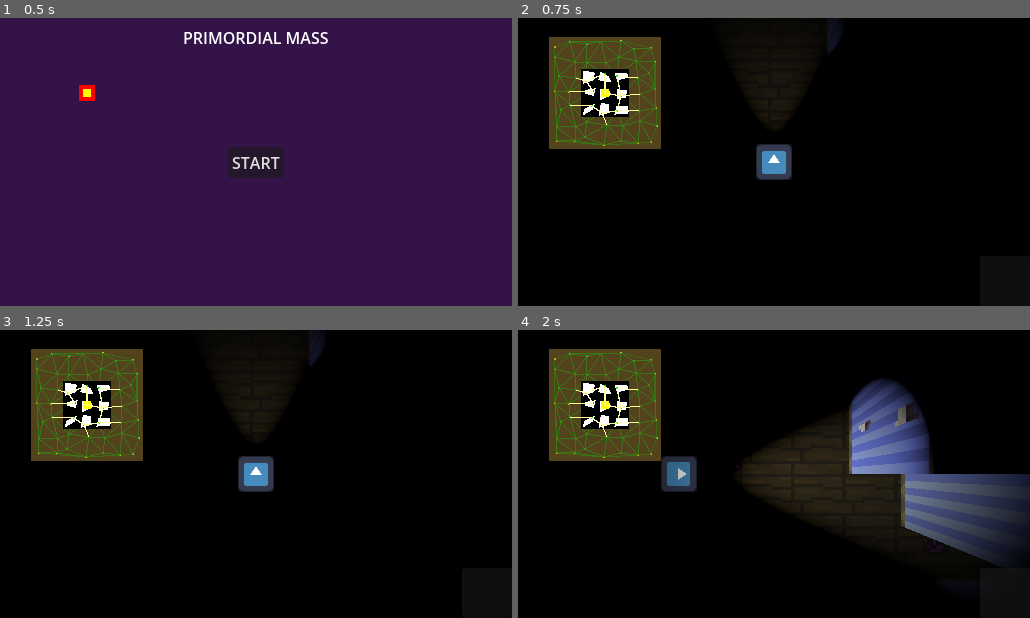
Above: before the commit, frames 1-4 (two rows, left to right).
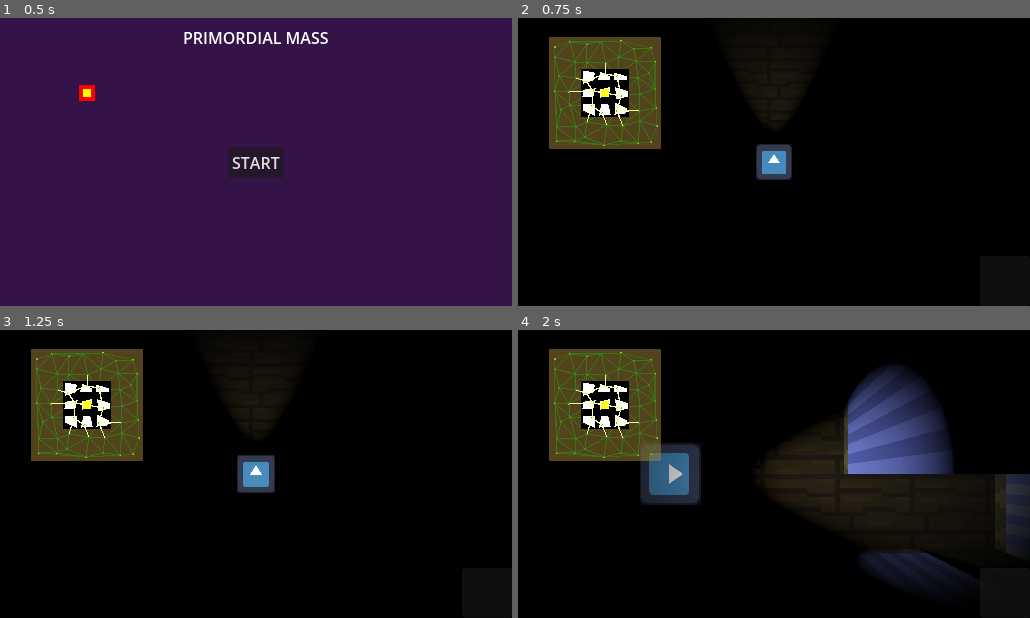
Above: after the commit, the same moments.

Repository: GammaRayTea/project-3-primordial-mass
Game: Godot game, scene res://main.tscn
The game is run twice, just before and just after one commit, with the same random seed, the same clock (stepped at 60 frames per second) and the same inputs. The engine's default icon, where the game draws it, is replaced by a stand-in: a white triangle on a blue panel in a dark square.
Inputs:
- Up to frame 1 (0.5 s): no input
- Up to frame 2 (0.75 s): click "START" at 0.5 s
- Up to frame 3 (1.25 s): no input
- Up to frame 4 (2 s): tap Enter at 1.25 s; hold D (move_right) from 1.28 s (still down); tap Shift (sprint) at 1.35 s

Frame 1 is identical in both runs. In frame 2, 0.5% of the frame differs, in the area x 10-63%, y 0-56%; in frame 3, 0.7%; in frame 4, 13%, in the area x 10-96%, y 12-89%.

Commit message:
enemy random spawning

Diff:
--- a/game.gd
+++ b/game.gd
@@ -21,6 +21,7 @@
 
 	for node in get_tree().get_nodes_in_group("RNGUnifier"):
 		node.rng = global_rng
+		print(node)
 
 	show()
 	if dark:
--- a/game/behaviours/state_machine/state_machine.gd
+++ b/game/behaviours/state_machine/state_machine.gd
@@ -37,11 +37,11 @@
 	if !Engine.is_editor_hint():
 
 
-		print(animation_tree)
+
 		for prop in animation_tree.tree_root.get_property_list():
 			if (prop.name as String).begins_with("state") and (prop.name as String).ends_with("node"):
 				animation_state_names.push_back((prop.name as String).get_slice("/", 1))
-		print(animation_state_names)
+
 
 		for child in get_children():
 			if child is State:
--- a/game/enemies/enemy_base/base_enemy.gd
+++ b/game/enemies/enemy_base/base_enemy.gd
@@ -1,7 +1,8 @@
 @tool
 class_name Enemy extends Entity
 
-
+@export_category("Attributes")
+@export var tile_spawn_margin:int = 1
 
 @export_category("Components")
 @export var animation_tree:AnimationTree:
--- a/game/enemies/globber/globber.tscn
+++ b/game/enemies/globber/globber.tscn
@@ -356,7 +356,7 @@
 height = 1.0948181
 
 [node name="Globber" unique_id=2048773448 node_paths=PackedStringArray("events_on_death") instance=ExtResource("1_nrhof")]
-events_on_death = [NodePath("Events/DropEvent"), NodePath("Events/FreeEvent")]
+events_on_death = [NodePath("Events/DropEvent")]
 
 [node name="WorldCollider" parent="." index="0" unique_id=1421813303]
 transform = Transform3D(1, 0, 0, 0, 1, 0, 0, 0, 1, 0, 0.9723653, 0)
@@ -375,9 +375,12 @@
 next_state = NodePath("../WalkForwardVelocityState")
 animation_state_name = "globber_idle"
 pass_data = true
-target_amount = 1
+target_amount = 4
 target_1 = NodePath("../WalkForwardVelocityState")
 property_1 = "direction"
+property_2 = ""
+property_3 = ""
+property_4 = ""
 metadata/_custom_type_script = "uid://d3h5j6rwem265"
 
 [node name="WalkForwardVelocityState" type="Node" parent="StateMachine/Roam" index="1" unique_id=719899571 node_paths=PackedStringArray("target", "rotation_pivot", "next_state")]
--- a/game/environment/cell_generator/cell.gd
+++ b/game/environment/cell_generator/cell.gd
@@ -1,4 +1,5 @@
 class_name Cell extends Resource
+var cell_position:Vector2
 var point_position:Vector2
 var global_point_position:Vector2
 var rng:RandomNumberGenerator
@@ -6,6 +7,14 @@
 var connections:Array[Cell] = []
 var bit_map:BitMap
 var tier:int
+var enemy_amounts:Dictionary[DungeonPopulator.ENEMY_NAMES,int]:
+	set(value):
+		enemy_total = 0
+		for number in value.values():
+			enemy_total+= number
+		enemy_amounts = value
+var enemy_total:int
+
 func _init(_cell_size:int,_margin:int, _rng):
 	rng = _rng
 	@warning_ignore("narrowing_conversion")
--- a/game/environment/cell_generator/cell_generator.gd
+++ b/game/environment/cell_generator/cell_generator.gd
@@ -8,7 +8,7 @@
 @export var player: Player
 @export var generated_map: Control
 @export var outer_map: Control
-
+@export var dungeon_populator:DungeonPopulator
 
 
 @export var room_generator: RoomGen
@@ -38,6 +38,7 @@
 	start_cell.global_point_position = start_cell.point_position
 	generated_cells[start_pos] = start_cell
 	start_cell.tier = current_cell_tier
+	start_cell.cell_position = start_pos
 
 	call_deferred("expand_map")
 
@@ -54,20 +55,19 @@
 
 	var new_pos = Vector2()
 	if (player_pos.x < 0):
-		new_pos.x = int(ceil(player_pos.x))
+		new_pos.x = int(player_pos.x)-1
 	else:
-		new_pos.x = int(floor(player_pos.x))
+		new_pos.x = int(player_pos.x)
 
 	if (player_pos.y < 0):
-		new_pos.y = int(ceil(player_pos.y))
+		new_pos.y = int(player_pos.y)-1
 	else:
-		new_pos.y = int(floor(player_pos.y))
+		new_pos.y = int(player_pos.y)
 
 	if (new_pos != current_position):
 		current_position = new_pos
 		generated_map.player_pos = new_pos
 		outer_map.player_pos = new_pos
-
 
 
 
@@ -82,6 +82,7 @@
 
 				new_cells[pos] = Cell.new(cell_size, cell_margin, rng)
 				new_cells[pos].global_point_position = pos + new_cells[pos].point_position
+				new_cells[pos].cell_position = pos
 
 				outer_map.cells.push_back(pos)
 				outer_map.points.push_back(new_cells[pos].point_position)
@@ -116,7 +117,7 @@
 				locked_cells[pos] = generated_cells[pos]
 				locked_cells[pos].tier = current_cell_tier+1
 
-				print(locked_cells[pos].tier )
+
 				generated_map.cells.push_back(pos)
 				generated_map.points.push_back(locked_cells[pos].point_position)
 				var cell_accepted_connection_ids: PackedInt32Array = get_cell_draw_ids(_staged_delaunay_ids, pos)
@@ -137,6 +138,11 @@
 				# Instantiate mesh
 				make_cell_mesh(room_bit_map,pos)
 
+				#populate:
+				dungeon_populator.evaluate_cell(locked_cells[pos])
+
+
+
 	if have_new_cells_been_locked:
 		current_cell_tier+=1
 	generated_map.draw_point_ids.append_array(active_delaunay)
@@ -153,7 +159,7 @@
 		EnvironmentMaterials.get_material(EnvironmentMaterials.MATERIALS.WALL_PAPER),
 		)
 	add_child(cell_instance)
-	var cell_position_wc: Vector3 = cell_to_world(_position / cell_size) + Vector3(-cell_size / 2.0, 0.0, -cell_size / 2.0)
+	var cell_position_wc: Vector3 = cell_to_world(_position / cell_size)
 	cell_instance.position = cell_position_wc
 	cell_instance.build_mesh(_bit_map)
 	generated_room_mesh.append([_position, cell_instance])
@@ -235,7 +241,6 @@
 				accepted_lines.append_array(line)
 				#if debug:
 					#print("accepted ",line, ", connection to ",generated_cells.find_key(neighbour_cell))
-#
 	#if debug:
 		#print(accepted_lines)
 	return accepted_lines
--- a/game/environment/cell_generator/mesh_builder.gd
+++ /dev/null
@@ -1,18 +0,0 @@
-#class_name MeshBuilder extends Node
-#
-#@export var room_mesh:RoomMesh
-#var generated_room_mesh: Array[Array]
-#
-#func cell_to_world(_coord:Vector2, _cell_size: int) -> Vector3:
-	#var vec = Vector3(_coord.x * _cell_size, 0, _coord.y * _cell_size)
-	#return vec
-#
-#func extend_mesh(_cell_position_wc: Vector3) -> void:
-	##var pos = (Vector2(i - _check_range, j - _check_range) + current_position) * cell_size
-	#var cell_instance: RoomMesh = room_mesh.duplicate() as RoomMesh
-	#add_child(cell_instance)
-	#
-	#cell_instance.position = _cell_position_wc
-	#cell_instance.build_mesh(room_bit_map)
-	#generated_room_mesh.append([pos, cell_instance])
-#
--- a/game/environment/dungeon_populator/dungen_populator.gd
+++ /dev/null
@@ -1,32 +0,0 @@
-extends Node
-
-
-@export var generator:DungeonGenerator
-@export var enemy_wrapper:Node3D
-@export var object_wrapper:Node3D
-var rng:RandomNumberGenerator
-
-
-func _ready() -> void:
-	rng = generator.rng
-
-#TODO:
-#need lists of enemies and puzzles
-#decide what can spawn based on modifiers
-
-#function that branches into spawners and stuff
-func evaluate_cell(_cell:Cell) -> void:
-	# look at neighbours
-	# accumulate value of how many neighbours have enemies
-	# randomize whether one spawns based on that value
-	# same for traps
-	#spawn enemeis, assign modifers, make puzzles
-	pass
-
-func spawn_enemy(_cell:Cell) -> void:
-
-	#choose random enemy
-	#decide whether to place trap
-	#decide spaces that are free
-	#spawn at location
-	pass
--- a/game/environment/dungeon_populator/dungen_populator.tscn
+++ /dev/null
@@ -1,6 +0,0 @@
-[gd_scene format=3 uid="uid://bhcbue5bdeh1l"]
-
-[ext_resource type="Script" uid="uid://csp4fpbvwywgg" path="res://game/environment/dungeon_populator/dungen_populator.gd" id="1_xplu0"]
-
-[node name="DungenPopulator" type="Node" unique_id=667786978]
-script = ExtResource("1_xplu0")
--- /dev/null
+++ b/game/environment/dungeon_populator/dungeon_populator.gd
@@ -0,0 +1,118 @@
+class_name DungeonPopulator extends Node
+
+
+#@export var generator:DungeonGenerator
+@export var enemy_wrapper:Node3D
+@export var object_wrapper:Node3D
+
+enum ENEMY_NAMES {GLOBBER, BUNNY, DRAGONFLY}
+
+@export var enemy_scenes:Dictionary[ENEMY_NAMES,PackedScene]
+
+@export var cell_size = Vector2i(16,16)
+
+var rng:RandomNumberGenerator
+
+
+#func _ready() -> void:
+	#rng = generator.rng
+
+#TODO:
+#need lists of enemies and puzzles
+
+#decide what can spawn based on modifiers
+
+#function that branches into spawners and stuff
+func evaluate_cell(_cell:Cell) -> void:
+
+	var valid_positions:Array[Vector2i] = get_list_of_true_positions(_cell.bit_map)
+
+	# ENEMIES-------
+	var p_enemy:float = 40.0
+
+
+	# look at neighbours
+	# accumulate value of how many neighbours have enemies
+	for cell in _cell.connections:
+		if cell.enemy_total >0:
+			p_enemy -= 10.0
+	var test = rng.randf_range(0.0,100.0)
+	if test< p_enemy and _cell.cell_position!= Vector2(0,0):
+		print("spawned with ",test, " ", p_enemy)
+		var result = spawn_enemy(_cell,valid_positions )
+		if result[0]:
+			valid_positions.erase(result[1])
+	else:
+		print("rejected with ",test, " ", p_enemy)
+	# randomize whether one spawns based on that value
+	# same for traps
+	#spawn enemeis, assign modifers, make puzzles
+	pass
+
+
+##Spawns random enemy at random position of given valid positions. Returns chosen position.
+func spawn_enemy(_cell:Cell, _valid_positions:Array[Vector2i]) -> Array:
+
+	#choose random enemy
+	var enemy_key = ENEMY_NAMES.values()[rng.randi_range(0,ENEMY_NAMES.size()-1)]
+
+	var trap_p = 0.5
+
+	#decide whether to place trap
+	if rng.randf_range(0,1) < trap_p:
+		pass
+	#decide spawn location
+	var location_found:bool = false
+	var spawn_pos:Vector2i
+	var enemy_instance:Enemy = enemy_scenes[enemy_key].instantiate()
+
+	var enemy_margin =  enemy_instance.tile_spawn_margin * 4
+
+	var iteration_countdown = 200
+	while !location_found:
+		iteration_countdown -=1
+		spawn_pos = _valid_positions[rng.randi_range(0,_valid_positions.size()-1)]
+		var adjacent_true_amount:int = get_adjacent_true_amount(spawn_pos,enemy_instance.tile_spawn_margin, _cell.bit_map)
+		if iteration_countdown <= 0:
+			print("no time")
+			return [false, Vector2.ZERO]
+		if adjacent_true_amount >= enemy_margin:
+			location_found = true
+			print("loc found")
+
+	#spawn at location
+
+
+	enemy_wrapper.add_child(enemy_instance)
+	enemy_instance.global_position = Vector3(spawn_pos.x, 0 , spawn_pos.y) + Vector3(_cell.cell_position.x, 2, _cell.cell_position.y)
+
+	#update cell list
+	if _cell.enemy_amounts.keys().has(enemy_key):
+		_cell.enemy_amounts[enemy_key]+=1
+	else:
+		_cell.enemy_amounts[enemy_key]= 0
+	return [true,spawn_pos]
+
+## Returns list of positions within BitMap that are true
+func get_list_of_true_positions(_bit_map:BitMap) -> Array[Vector2i]:
+	var positions:Array[Vector2i]
+
+	for x in _bit_map.get_size().x-1:
+		for y in _bit_map.get_size().y-1:
+			if _bit_map.get_bit(x,y):
+
+				positions.append(Vector2i(x,y))
+	return positions
+
+
+func get_adjacent_true_amount(_pos:Vector2,_enemy_margin:int, _bit_map:BitMap) -> int:
+	var count:int = 0
+	for m in _enemy_margin:
+		for i in 4:
+			var neighbour_pos =  _pos + Vector2(_enemy_margin,0).rotated(PI/2*i)
+
+			if cell_size.x > neighbour_pos.x and neighbour_pos.x > 0 and cell_size.y > neighbour_pos.y and neighbour_pos.y > 0 :
+				if _bit_map.get_bit(neighbour_pos.x,neighbour_pos.y):
+					count += 1
+
+	return count
--- a/game/player/camera.gd
+++ b/game/player/camera.gd
@@ -11,7 +11,7 @@
 
 @export var max_speed:float
 @export_range(0,10,0.0001)
-var height:float
+var height:float = 2.621
 
 @export var reset_time:int = 40
 var current_time_until_reset:int = 0
--- a/game/player/player.tscn
+++ b/game/player/player.tscn
@@ -79,7 +79,7 @@
 bounding_box = Vector2(1.5, 1)
 return_weight = 0.03
 move_weight = 0.07
-height = 2.621
+height = 1.5
 ray_cast = NodePath("../CameraRayCast")
 visualizer = NodePath("../TargetVisualizer")
 
--- a/main.tscn
+++ b/main.tscn
@@ -8,7 +8,8 @@
 [ext_resource type="Environment" uid="uid://o1olc25fhgdl" path="res://assets/environment/world_envs/test_environemt.tres" id="5_w48qg"]
 [ext_resource type="Environment" uid="uid://cwug21yqssiod" path="res://assets/environment/world_envs/dark_environment.tres" id="6_4c57u"]
 [ext_resource type="PackedScene" uid="uid://q7pghq5h7g5" path="res://game/environment/cell_generator/dungeon_generator.tscn" id="6_7mycd"]
-[ext_resource type="PackedScene" uid="uid://bhcbue5bdeh1l" path="res://game/environment/dungeon_populator/dungen_populator.tscn" id="7_4c57u"]
+[ext_resource type="Script" uid="uid://csp4fpbvwywgg" path="res://game/environment/dungeon_populator/dungeon_populator.gd" id="8_4c57u"]
+[ext_resource type="PackedScene" uid="uid://bftgjshprtnon" path="res://game/enemies/globber/globber.tscn" id="9_efxa6"]
 [ext_resource type="PackedScene" uid="uid://dxketbhopi5ju" path="res://game/player/hud_overlay.tscn" id="9_kek77"]
 
 [node name="Main" type="Node" unique_id=209619049 node_paths=PackedStringArray("main_menu", "game")]
@@ -35,7 +36,7 @@
 
 [node name="Player" parent="Game" unique_id=472072241 node_paths=PackedStringArray("hud") instance=ExtResource("2_h2yge")]
 process_mode = 4
-transform = Transform3D(1, 0, 0, 0, 1, 0, 0, 0, 1, 0, 1, 0)
+transform = Transform3D(1, 0, 0, 0, 1, 0, 0, 0, 1, 8, 1, 8)
 hud = NodePath("../../UI/Overlay")
 
 [node name="WorldEnvironment" type="WorldEnvironment" parent="Game" unique_id=443886966]
@@ -48,15 +49,22 @@
 shadow_bias = 0.0
 shadow_normal_bias = 0.585
 
-[node name="DungeonGenerator" parent="Game" unique_id=1510930155 node_paths=PackedStringArray("player") groups=["RNGUnifier"] instance=ExtResource("6_7mycd")]
+[node name="DungeonGenerator" parent="Game" unique_id=1510930155 node_paths=PackedStringArray("player", "dungeon_populator") groups=["RNGUnifier"] instance=ExtResource("6_7mycd")]
 visible = true
 cell_margin = 4
 player = NodePath("../Player")
+dungeon_populator = NodePath("../DungeonPopulator")
 
-[node name="DungenPopulator" parent="Game" unique_id=667786978 node_paths=PackedStringArray("generator", "enemy_wrapper", "object_wrapper") groups=["RNGUnifier"] instance=ExtResource("7_4c57u")]
-generator = NodePath("../DungeonGenerator")
+[node name="DungeonPopulator" type="Node" parent="Game" unique_id=884732775 node_paths=PackedStringArray("enemy_wrapper", "object_wrapper") groups=["RNGUnifier"]]
+script = ExtResource("8_4c57u")
 enemy_wrapper = NodePath("../Enemies")
 object_wrapper = NodePath("../Objects")
+enemy_scenes = Dictionary[int, PackedScene]({
+0: ExtResource("9_efxa6"),
+1: ExtResource("9_efxa6"),
+2: ExtResource("9_efxa6")
+})
+metadata/_custom_type_script = "uid://csp4fpbvwywgg"
 
 [node name="Enemies" type="Node3D" parent="Game" unique_id=467509300]
 
Not shown, removed: game/environment/cell_generator/mesh_builder.gd.uid
Renamed: game/environment/dungeon_populator/dungen_populator.gd.uid -> game/environment/dungeon_populator/dungeon_populator.gd.uid
